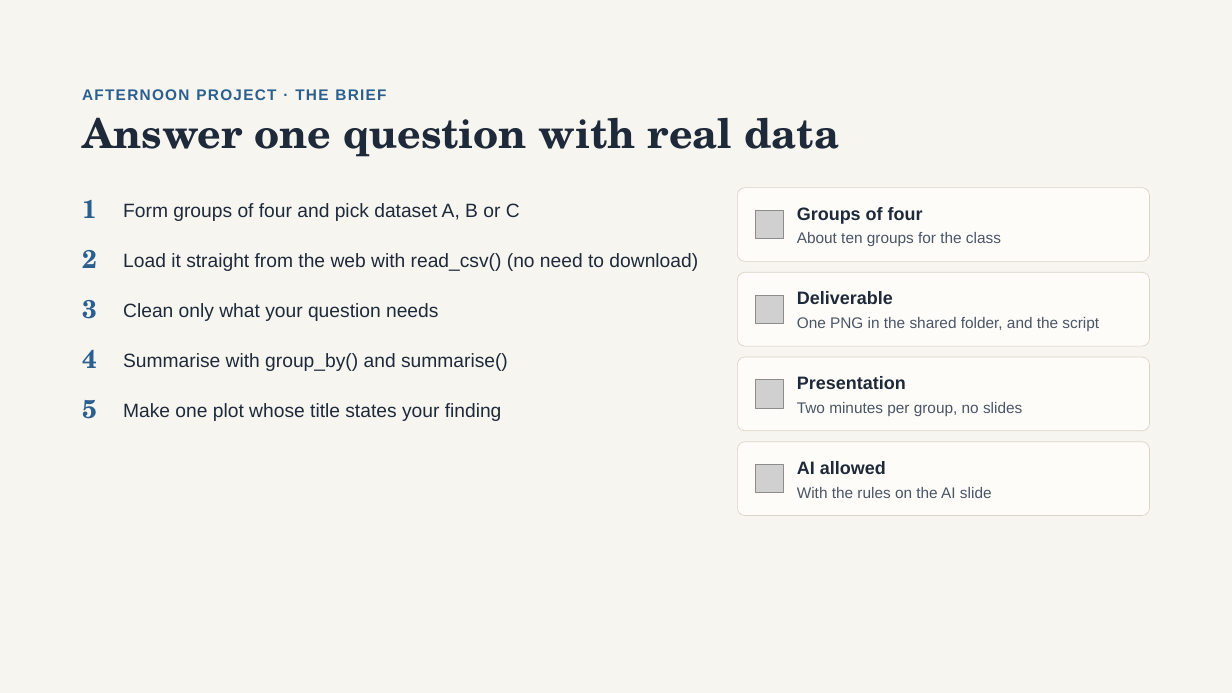
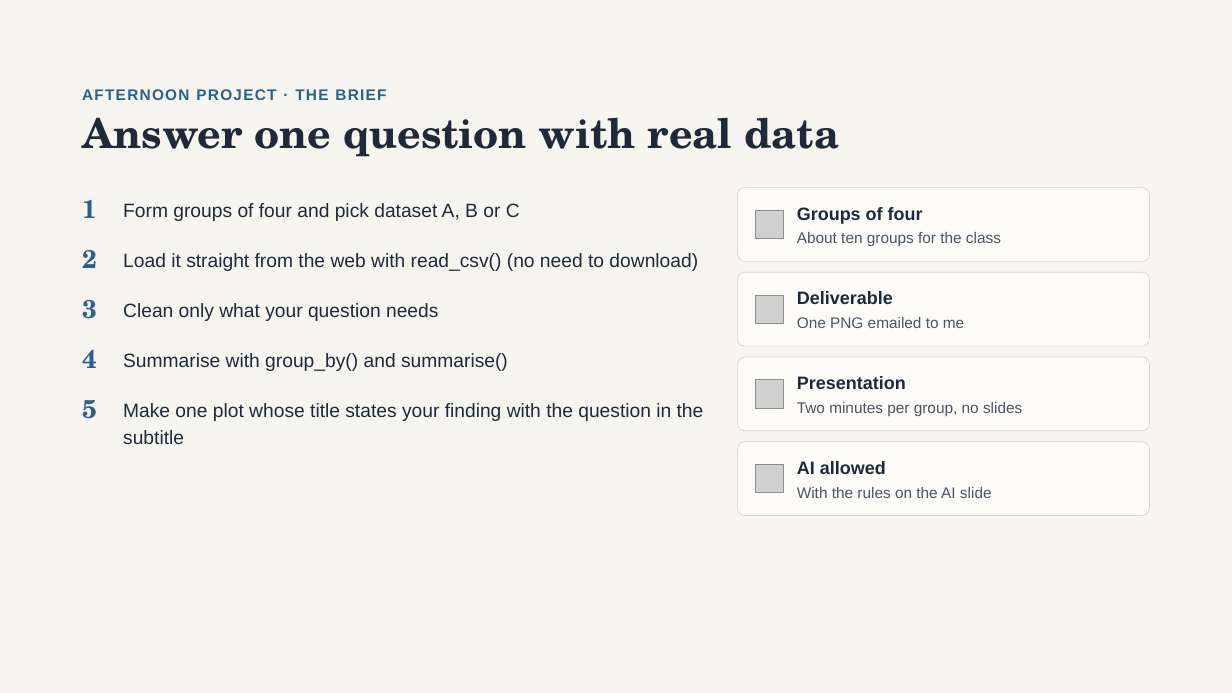
Before and after one commit to kate-chalmers/r-for-international-data, a slide deck: slide 74 of R for Development Data.pptx. Drawn at 1232x693 pixels with LibreOffice and Linux fonts; fonts in the diff are those of the drawing; grey boxes stand for pictures. Boxes give left, top, right and bottom in pixels: in the first picture for what was removed or moved away, otherwise in the second. Text is boxed around its words. In the diff, an @@ line names an element or a change of style, - is before the commit and + after.

```diff
--- a/R for Development Data.pptx
+++ b/R for Development Data.pptx
@@ text at (797, 317, 964, 328): text changed @@
-One PNG in the shared folder, and the script
+One PNG emailed to me
@@ text at (123, 403, 704, 444): text changed @@
-Make one plot whose title states your finding
+Make one plot whose title states your finding with the question in the subtitle
```
Also in this commit, not shown: 14 other slides changed, 1 slide removed.
